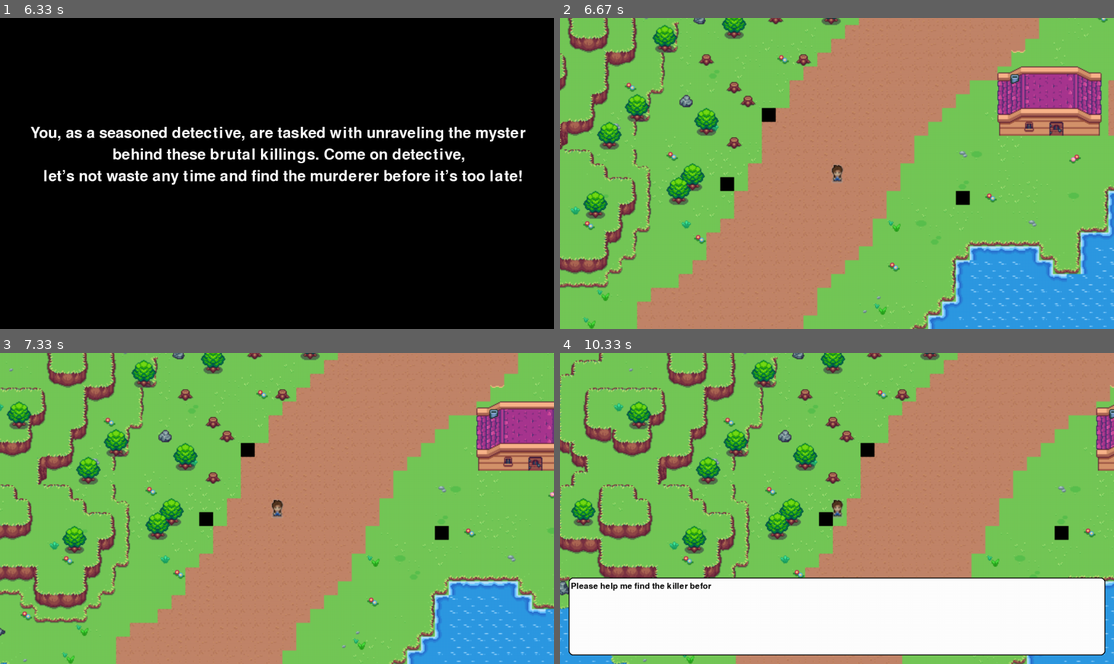
Above: before the commit, frames 1-4 (two rows, left to right).
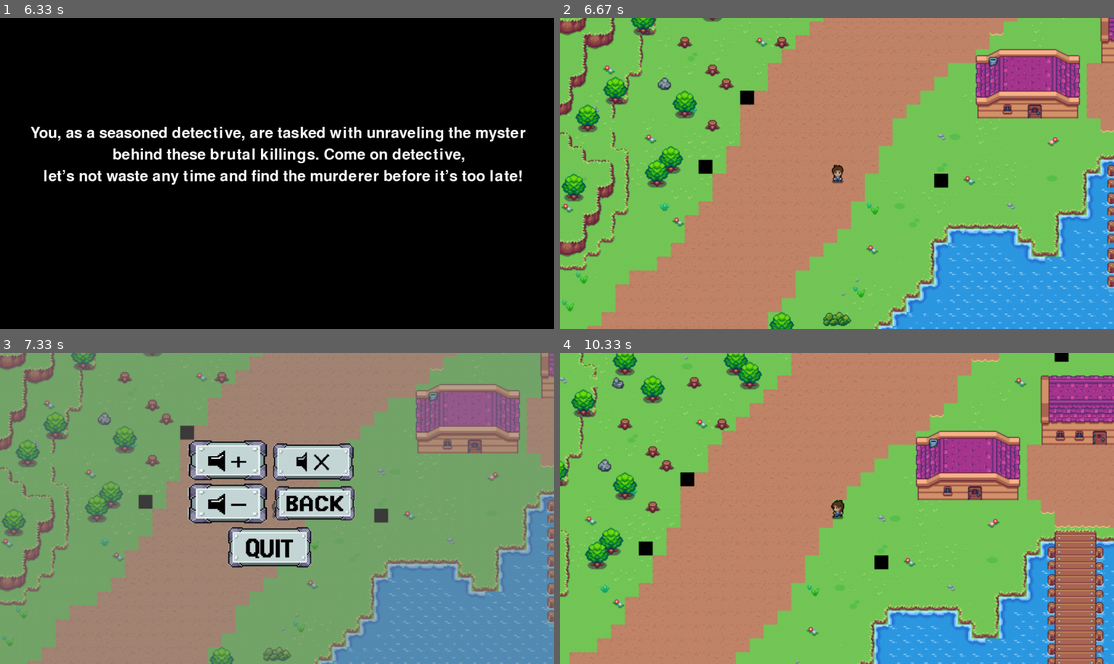
Above: after the commit, the same moments.

Repository: limjunzhao/GitExercise-TT1L-03
Game: pygame game, started from latest update code/main.py
Same seed, same stepped clock (60 frames per second), same inputs: the game is played once before the commit and once after it.
Inputs (mouse positions are in pixels of both pictures, inside the frame that each line leads up to):
- Up to frame 1 (6.33 s): press the mouse at (271, 210) at 0.37 s; move the mouse to (299, 226) at 0.47 s; release the mouse at (332, 241) at 0.6 s; tap Enter at 0.67, 2 s
- Up to frame 2 (6.67 s): tap Enter at 6.63 s
- Up to frame 3 (7.33 s): tap Enter at 6.93 s; hold Esc from 7.07 s (still down); hold Left from 7.07 s (still down)
- Up to frame 4 (10.33 s): release Esc at 7.53 s; release Left at 7.53 s; press the mouse at (787, 505) at 7.6 s; move the mouse to (803, 489) at 7.7 s; release the mouse at (825, 474) at 7.83 s; click (875, 505) at 7.95 s; hold Left 8.4-8.87 s; move the mouse to (936, 601) at 8.43 s; hold Right 8.9-9.37 s; tap Enter at 9.05 s; hold Up 9.4-9.7 s; hold Right 9.73-10.2 s; hold Left from 10.23 s (still down)

Frame 1 is identical in both runs. In frame 2, 36% of the frame differs, in the area x 0-100%, y 0-100%; in frame 3, 99%; in frame 4, 81%.

Commit message:
stress buat ni animation npc

Diff:
--- a/latest update code/button.py
+++ b/latest update code/button.py
@@ -28,3 +28,7 @@
             screen.blit(self.image, (self.rect.x, self.rect.y))
 
             return action
+
+
+        def collidepoint(self, pos):
+            return self.rect.collidepoint(pos)
--- a/latest update code/camera.py
+++ b/latest update code/camera.py
@@ -1,6 +1,5 @@
 import pygame
-from player import Player
-from npc import NPC, Execution, Dialogue
+# from player import Player
 from support import *
 
 class CameraGroup (pygame.sprite.Group):
--- a/latest update code/entity.py
+++ b/latest update code/entity.py
@@ -5,6 +5,20 @@
 class Entity(pygame.sprite.Sprite):
     def __init__(self, groups):
         super().__init__(groups)
+        self.frame_index = 0
+        self.animation_speed = 0.15
+        self.direction = pygame.math.Vector2()
+        #if we didnt put any argument inside this Vector2(), it will default as (0,0)
+
+    def move(self,speed):
+      if self.direction.magnitude() != 0:
+        self.direction = self.direction.normalize()
+
+      self.hitbox.x += self.direction.x * speed
+      self.collision('horizontal')
+      self.hitbox.y += self.direction.y * speed
+      self.collision('vertical')
+      self.rect.center = self.hitbox.center
 
     def collision(self,direction):
         if direction == 'horizontal':
--- a/latest update code/level.py
+++ b/latest update code/level.py
@@ -34,7 +34,7 @@
 					'trees': import_folder('sprites sheet for maps/Terrains/object'),
 					'houses': import_folder ('sprites sheet for maps/Terrains/buildings'),
 					'rocks': import_folder ('sprites sheet for maps/Terrains/rocks_bush'),
-					'npcs': import_folder ('sprites sheet for maps/sprites/characters/players sprites')
+					'npcs': import_folder ('sprites sheet for maps/sprites/characters/npc/{npc_name}/')
 		}
 
 
--- a/latest update code/main.py
+++ b/latest update code/main.py
@@ -3,7 +3,8 @@
 from level import Level
 from camera import CameraGroup
 from button import Button
-from npc import Dialogue, Execution
+from pause import *
+from npc import *
 
 class Interface:
     def __init__(self):
@@ -39,6 +40,7 @@
 
 
 
+
         while True:
             self.screen.blit(background_image, (0, 0))
             self.screen.blit(title_img, (400, 80))
@@ -50,6 +52,7 @@
             """
             if start_button.draw(self.screen):
                 self.button_sfx.play()
+                self.music_sfx.set_volume(0)
                 return "start"
 
 
@@ -208,29 +211,75 @@
         self.dialogue = Dialogue()
         self.execution = Execution()
 
+
+
         # main menu setup
         self.main_menu = self.interface.main_menu()
-
-
-
+        self.music_sfx = pygame.mixer.Sound("images/music/music_background.mp3")
+        self.button_sfx = pygame.mixer.Sound("images/music/button_sfx.mp3")
+        self.vol = 0.1
+        self.music_sfx.play(loops = -1)
+        self.music_sfx.set_volume(self.vol)
 
     def run_game(self):
+        pause = False
+
         while True:
             for event in pygame.event.get():
                 if event.type == pygame.QUIT:
                     pygame.quit()
                     sys.exit()
+
                 elif event.type == pygame.KEYDOWN:
                     if event.key == pygame.K_a:
                         self.execution.you_win(self.screen)
                     elif event.key in (pygame.K_b, pygame.K_c, pygame.K_d):
                         self.execution.game_over(self.screen)
 
-            self.screen.fill('#2D99E2')
-            self.level.run()
-            self.camera_group.update()
+                if event.type == pygame.KEYDOWN and event.key == pygame.K_ESCAPE:
+                    pause = not pause  # Toggle the pause state
+                    if not pause:
+                        screen.fill('black')  # Clear the screen when unpausing
+
+                if event.type == pygame.MOUSEBUTTONDOWN and pause:
+                    if vol_up_button.collidepoint(event.pos):
+                        print("a")
+
+            if pause:
+                screen.blit(pause_surface, (0, 0))
+                if vol_up_button.draw(self.screen):
+                    self.button_sfx.play()
+                    self.adjust_volume(0.1)
+
+                if vol_down_button.draw(self.screen):
+                    self.button_sfx.play()
+                    self.adjust_volume(-0.1)
+
+                if vol_mute_button.draw(self.screen):
+                    self.button_sfx.play()
+                    self.music_sfx.set_volume(0)
+
+                if back_button.draw(self.screen):
+                    self.button_sfx.play()
+                    pause = not pause
+
+                if quit_button.draw(self.screen):
+                    self.button_sfx.play()
+                    pygame.quit()
+
+            else:
+                screen.fill('black')
+                self.level.run()
+                self.camera_group.update()
+
+
             pygame.display.update()
-            self.clock.tick(FPS)
+            clock.tick(FPS)
+
+    def adjust_volume(self, vol_change):
+        self.vol += vol_change
+        self.vol = max(0.0, min(1.0, self.vol))
+        self.music_sfx.set_volume(self.vol)
 
     def run_menu(self):
 
--- a/latest update code/npc.py
+++ b/latest update code/npc.py
@@ -77,6 +77,7 @@
         super().__init__(groups)
         self.display_surface = pygame.display.get_surface()
         self.sprite_type = 'npc'
+        self.import_graphic(npc_name)
 
         #import Dialogue and Exucution
         self.dialogue = Dialogue()
@@ -95,6 +96,12 @@
 
         self.speech_shown = False # Flag to track if speech is currently shown
 
+
+    def import_graphic(self, name):
+        self.animations = {'idle':[]}
+        main_path = f'..sprites sheet for maps/sprites/characters/npc/{name}/'
+        for animation in self.animations.keys():
+            self.animations[animation] = import_folder(main_path + animation)
 
         #graphics setup
     def draw(self):
@@ -131,6 +138,5 @@
             else:
                 self.speech_shown = False  # Reset the flag when the player moves away
 
-
     def npc_update(self, player):
         self.npc_collision(player)
--- /dev/null
+++ b/latest update code/pause.py
@@ -0,0 +1,31 @@
+import pygame
+from settings import *
+from button import *
+
+pygame.init()
+
+FPS = 60
+
+# Create the display surface
+screen = pygame.display.set_mode((WIDTH, HEIGHT))
+clock = pygame.time.Clock()
+pause_surface = pygame.Surface((WIDTH, HEIGHT), pygame.SRCALPHA)
+pause_surface.fill((128, 128, 128, 10))
+surface = pygame.Surface((HEIGHT, WIDTH), pygame.SRCALPHA)
+
+volup_static = pygame.image.load('images/button/vol_up.png')
+volup_hover = pygame.image.load('images/button/vol_up-hover.png')
+voldown_static = pygame.image.load('images/button/vol_down-static.png')
+voldown_hover = pygame.image.load('images/button/vol_down-hover.png')
+volmute_static = pygame.image.load('images/button/vol_mute-static.png')
+volmute_hover = pygame.image.load('images/button/vol_mute-hover.png')
+quit_static = pygame.image.load('images/button/quit_static.png')
+quit_hover = pygame.image.load('images/button/quit_hover.png')
+back_static = pygame.image.load('images/button/back_static.png')
+back_hover = pygame.image.load('images/button/back_hover.png')
+
+vol_up_button = Button(425, 200, volup_static, volup_hover, (200, 100))
+vol_down_button = Button(425, 300, voldown_static, voldown_hover, (200, 100))
+vol_mute_button = Button(625, 200, volmute_static, volmute_hover, (200, 100))
+back_button = Button(625, 300, back_static, back_hover, (200, 100))
+quit_button = Button(525, 400, quit_static, quit_hover, (200, 100))
--- a/latest update code/player.py
+++ b/latest update code/player.py
@@ -1,56 +1,75 @@
 import pygame
 from settings import *
+from support import import_folder
 from entity import Entity
 
 class Player(Entity):
 	def __init__(self,pos,groups,obstacle_sprites):
 		super().__init__(groups)
-		self.image = pygame.image.load('sprites sheet for maps/sprites/characters/player_single.png').convert_alpha()
+		self.image = pygame.image.load("C:/Users/naach/projects/mystery case/sprites sheet for maps/sprites/characters/test/player.png").convert_alpha()
 		self.rect = self.image.get_rect(topleft = pos)
 		self.hitbox = self.rect.inflate(0,-10)
 
-		#if we didnt put any argument inside this Vector2(), it will default as (0,0)
-		self.direction = pygame.math.Vector2()
+
+		self.import_player_assets()
 		self.speed = 3
+		self.status = 'down'
+
 
 		self.obstacle_sprites = obstacle_sprites
-		pygame.display.update
+		# pygame.display.update
+
+	def import_player_assets(self):
+		character_path = "C:/Users/naach/projects/mystery case/sprites sheet for maps/sprites/characters/player/"
+		self.animations = {'up': [],'down': [],'left': [],'right': [],'idle':[]}
+		for animation in self.animations.keys():
+			full_path = character_path + animation
+			self.animations[animation] = import_folder(full_path)
 
 	def input(self):
-
 		keys = pygame.key.get_pressed()
 
 		#control pos.y
 		if keys [pygame.K_UP]:
 			self.direction.y = -1
+			self.status = 'up'
 		elif keys [pygame.K_DOWN]:
 			self.direction.y = 1
+			self.status = 'down'
 		else:
 			self.direction.y = 0
 
 		#control pos.x
 		if keys [pygame.K_LEFT]:
 			self.direction.x = -1
+			self.status = 'left'
 		elif keys [pygame.K_RIGHT]:
 			self.direction.x = 1
+			self.status = 'right'
 		else:
 			self.direction.x = 0
 
-	def move(self, speed):
-		#the reason adding this code is to make sure the character moving in any direction will be the length = 1 (normalize), either up down or diagonal
-		#need this if statement bcuz we dont have != 0 it show erro bcuz 0 cannot be normalize
-		if self.direction.magnitude() != 0:
-			self.direction = self.direction.normalize()
-		#this is to link to self.rect which is our player.rect so that it will flw the input we give and move
+	def get_status(self):
 
-		self.hitbox.x += self.direction.x * speed
-		#collision check w 'horizontal'
-		self.collision('horizontal')
-		self.hitbox.y += self.direction.y * speed
-		self.collision('vertical')
-		self.rect.center = self.hitbox.center
+		# idle status
+		if self.direction.x == 0 and self.direction.y == 0:
+			self.status = 'idle'
+
+	def animate(self):
+		animation = self.animations[self.status]
+
+		# loop over the frame index
+		self.frame_index += self.animation_speed
+		if self.frame_index >= len(animation):
+			self.frame_index = 0
+
+		# set the image
+		self.image = animation[int(self.frame_index)]
+		self.rect = self.image.get_rect(center = self.hitbox.center)
 
 	def update(self):
 		self.input()
+		self.get_status()
+		self.animate()
 		#we update the move thingy to main.py and put the self.speed = speed = 5 into argument
 		self.move (self.speed)
--- a/latest update code/settings.py
+++ b/latest update code/settings.py
@@ -19,15 +19,15 @@
 
 
 npc_data = {
-    'maria': { "position": (100, 100), "speech": "In the morning, I made breakfast for my husband..." },
+    'maria': { "position": (100, 100), "speech": "In the morning, I made breakfast for my husband...", "speed": 3 },
     #'img':'sprites sheet for maps/sprites/characters/player_single.png'},
 
-    'willie': {"position": (600, 400), "speech": "Breakfast with my wife started the day..."},
+    'willie': {"position": (600, 400), "speech": "Breakfast with my wife started the day...", "speed": 3 },
     #'img':'sprites sheet for maps/sprites/characters/player_single.png'},
 
-    'amber': {"position": (600, 100), "speech": "In the day, I exercised in the park..." },
+    'amber': {"position": (600, 100), "speech": "In the day, I exercised in the park..." , "speed": 3 },
     #'img':'sprites sheet for maps/sprites/characters/player_single.png'},
 
-    'officer': {"position": (100, 400), "speech": "Please help me find the killer before it's too late!" }
+    'officer': {"position": (100, 400), "speech": "Please help me find the killer before it's too late!" , "speed": 3 }
     #'img':'sprites sheet for maps/sprites/characters/player_single.png'}
 }
--- a/latest update code/support.py
+++ b/latest update code/support.py
@@ -11,12 +11,12 @@
 		return terrain_map
 
 def import_folder(path):
-    surface_list = []
+	surface_list = []
 
-    for _, __, image_files in walk(path):
-        for image in image_files:
-            full_path = path + '/' + image
-            image_surf = pygame.image.load(full_path).convert_alpha()
-            surface_list.append(image_surf)
+	for _,__,img_files in walk(path):
+		for image in img_files:
+			full_path = path + '/' + image
+			image_surf = pygame.image.load(full_path).convert_alpha()
+			surface_list.append(image_surf)
 
-    return surface_list
+	return surface_list
Binary file added: player.png
Renamed: sprites sheet for maps/sprites/characters/player.png -> sprites sheet for maps/sprites/characters/STORAGE/player.png
Renamed: sprites sheet for maps/sprites/characters/player_single.png -> sprites sheet for maps/sprites/characters/STORAGE/player_single.png
Renamed: sprites sheet for maps/sprites/characters/skeleton.png -> sprites sheet for maps/sprites/characters/STORAGE/skeleton.png
Renamed: sprites sheet for maps/sprites/characters/slime.png -> sprites sheet for maps/sprites/characters/STORAGE/slime.png
Binary file added: sprites sheet for maps/sprites/characters/npc/amber/idle/0.png
Binary file added: sprites sheet for maps/sprites/characters/npc/amber/idle/1.png
Binary file added: sprites sheet for maps/sprites/characters/npc/amber/idle/2.png
Binary file added: sprites sheet for maps/sprites/characters/npc/amber/idle/3.png
Binary file added: sprites sheet for maps/sprites/characters/npc/maria/0.png
Binary file added: sprites sheet for maps/sprites/characters/npc/maria/1.png
Binary file added: sprites sheet for maps/sprites/characters/npc/maria/2.png
(and 40 more such lines)
